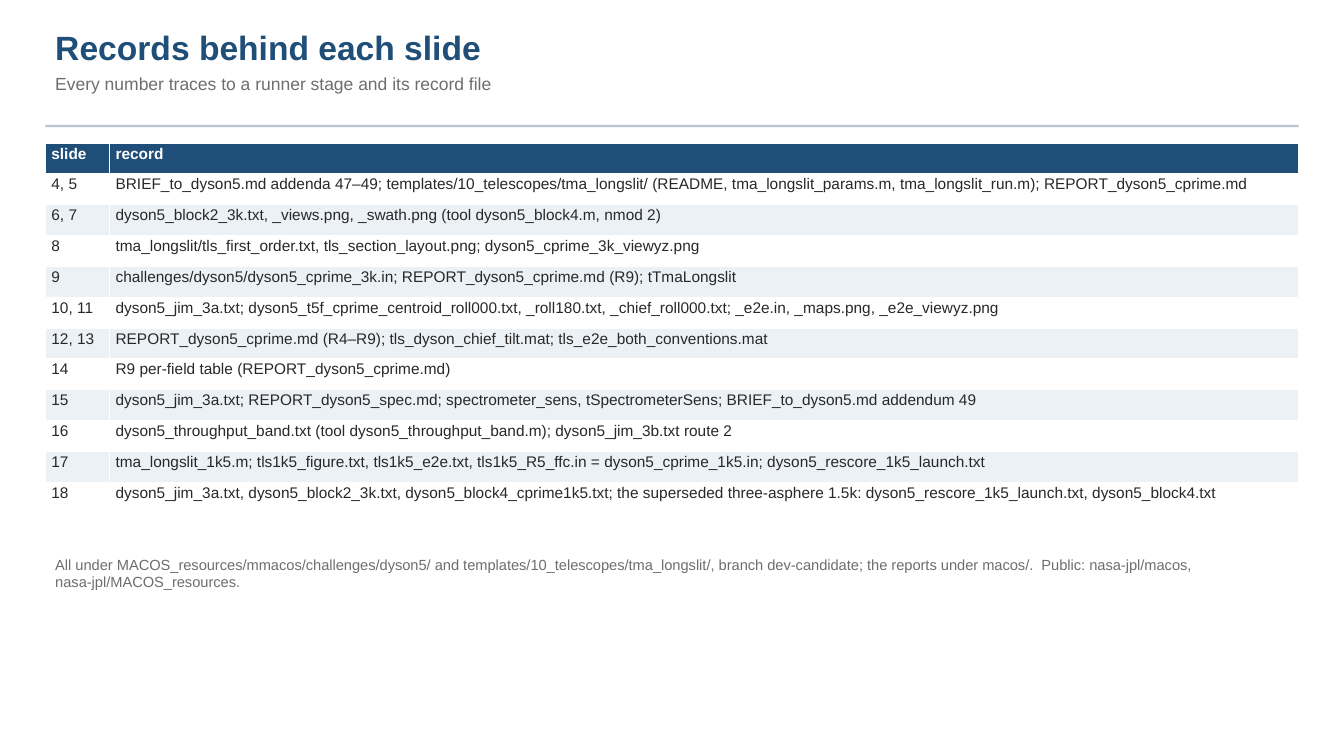
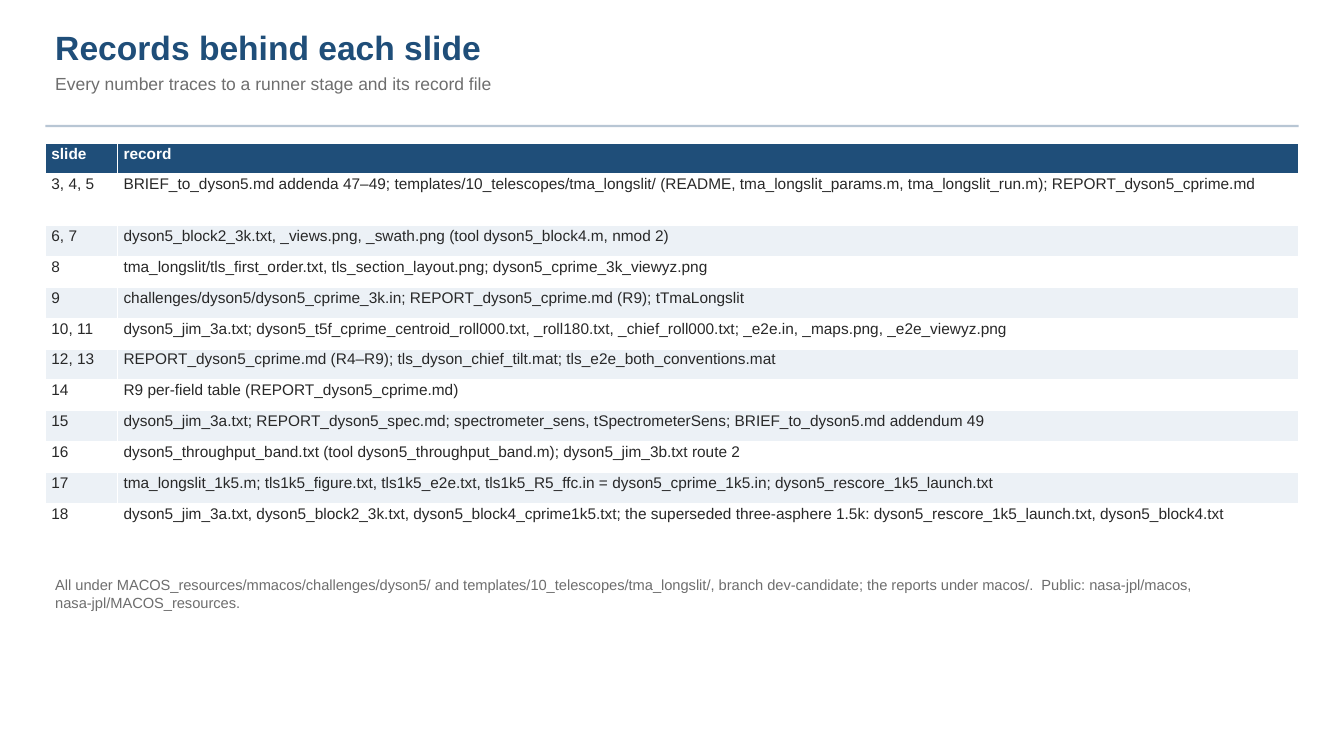
Before and after one commit to nasa-jpl/macos, a slide deck: slide 28 of demo_session/deck_dyson_3k.pptx. Drawn at 1344x756 pixels with LibreOffice and Linux fonts; fonts in the diff are those of the drawing. Boxes give left, top, right and bottom in pixels: in the first picture for what was removed or moved away, otherwise in the second. Text is boxed around its words. In the diff, an @@ line names an element or a change of style, - is before the commit and + after.

```diff
--- a/demo_session/deck_dyson_3k.pptx
+++ b/demo_session/deck_dyson_3k.pptx
@@ table at bbox=[45, 143, 1300, 556] @@
-row 2, column 1: 4, 5
+row 2, column 1: 3, 4, 5
@@ text "All under MACOS_resources/mmacos/challenges/dyson5/ and temp ...": place and size @@
-text "All under MACOS_resources/mmacos/challenges/dyson5/ and temp ..." at bbox=[55, 559, 1191, 590]
+text "All under MACOS_resources/mmacos/challenges/dyson5/ and temp ..." at bbox=[55, 579, 1191, 611]
```
Also in this commit, not shown: 7 other slides changed, 1 other file.
